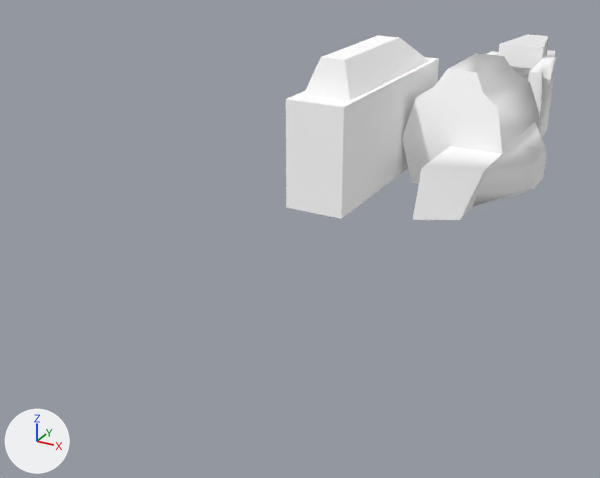
Renders of the OBJ model Assets/Art/Nova1492/GXConverted/Models/UnitParts/ArmWeapons/datan_common_arm21_nmsz_3025b871.obj from each side of a commit.
Camera for both pictures: a camera (50 mm lens) standing at (0.64, -2.32, 0.74) and looking at (-0.22, -0.75, -0.04). Lighting does not change. The marker at lower left points along +X, +Y and +Z. The picture after the commit comes second. Where no turn or scale is listed for an object, it has been applied to the vertices.

The first picture shows 'datan_common_arm21_nmsz_3025b871'.
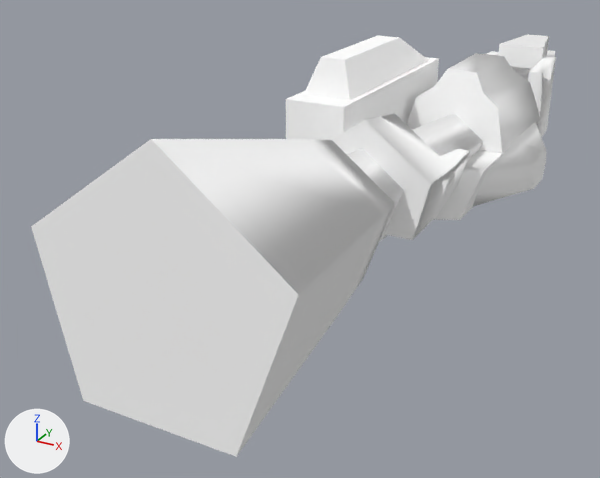
Changed parts and their boxes (x1, y1, x2, y2) in the pictures (600 x 478 px):
'datan_common_arm21_nmsz_3025b871_mesh01', added
    after: (31, 114, 483, 457)

What changed in the scene script:
```text
Add me_datan_common_arm21_nmsz_3025b871_mesh01:
    me_datan_common_arm21_nmsz_3025b871_mesh01.from_pydata(...)  # 39 vertices, 54 faces; spans x -0.217..0.214, y -1.574..-0.266, z 0.031..0.44
    me_datan_common_arm21_nmsz_3025b871_mesh01.materials.append(mat_datan_common_arm21_nmsz_3025b871)  # its picture is missing
Add ob_datan_common_arm21_nmsz_3025b871_mesh01:
    ob_datan_common_arm21_nmsz_3025b871_mesh01 = bpy.data.objects.new('datan_common_arm21_nmsz_3025b871_mesh01', me_datan_common_arm21_nmsz_3025b871_mesh01)
    ob_datan_common_arm21_nmsz_3025b871_mesh01.location = (0.0, 0.0, 0.0)
```
